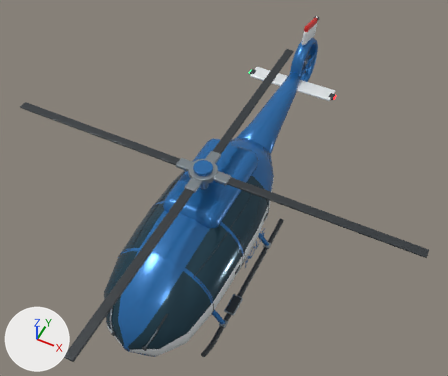
The Blender file source_blender/Polishelikopter.blend as it was, and as the next commit left it.
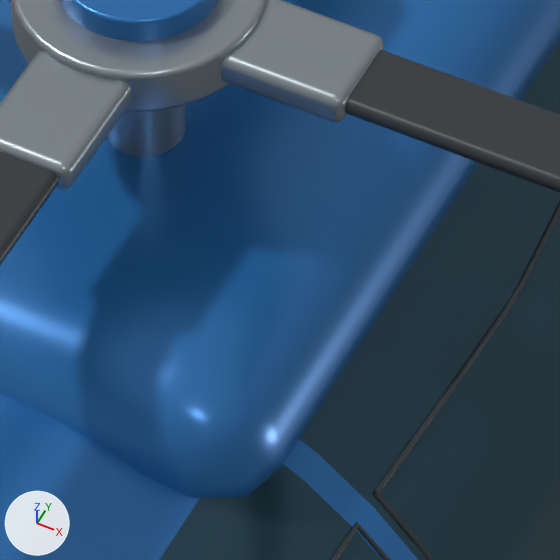
The first picture shows the older version from a 50 mm lens placed at (4.11, -7.58, 12.08), pointed at (-0.03, 0.69, 1.74). The close-ups show the older and then the newer version on the part from 42% to 56% of the width and 46% to 63% of the height of that picture. Only the edits that show in the close-ups are written down. Arrows for +X, +Y and +Z are at lower left; the lights stay in place.

The scene before the commit, as lines of its bpy script (objects in view):
```python
me_cube_031 = bpy.data.meshes.new('Cube.031')
me_cube_031.from_pydata(...)  # 96 vertices, 98 faces; spans x -0.117..0.117, y -0.195..0.195, z -0.043..0.043
me_cube_031.materials.append(mat_rotor_hardware)  # grey #99a4aa
me_cube_033 = bpy.data.meshes.new('Cube.033')
me_cube_033.from_pydata(...)  # 96 vertices, 98 faces; spans x -0.117..0.117, y -0.195..0.195, z -0.043..0.043
me_cube_033.materials.append(mat_rotor_hardware)  # grey #99a4aa
me_cylinder_002 = bpy.data.meshes.new('Cylinder.002')
me_cylinder_002.from_pydata(...)  # 120 vertices, 102 faces; spans x -0.095..0.095, y -0.095..0.095, z -0.235..0.235
me_cylinder_002.materials.append(mat_rotor_hardware)  # grey #99a4aa
ob_main_blade_root_cuff_002 = bpy.data.objects.new('Main blade root cuff.002', me_cube_031)
ob_main_blade_root_cuff_002.parent = ob_mainrotor
ob_main_blade_root_cuff_002.location = (0.0, -0.365, 0.0)
ob_main_blade_root_cuff_002.rotation_euler = (0.0, 0.0, 3.142)  # degrees (0, 0, 180)
ob_main_blade_root_cuff_003 = bpy.data.objects.new('Main blade root cuff.003', me_cube_033)
ob_main_blade_root_cuff_003.parent = ob_mainrotor
ob_main_blade_root_cuff_003.location = (0.365, 0.0, 0.0)
ob_main_blade_root_cuff_003.rotation_euler = (0.0, 0.0, 4.712)  # degrees (0, 0, 270)
ob_mast = bpy.data.objects.new('Mast', me_cylinder_002)
ob_mast.parent = ob_polishelikopter
ob_mast.location = (0.0, -0.27, 2.99)
# also in view: 'Main blade.003' at (2.39, -0.27, 3.21); 'Main rotor hub' at (0.0, -0.27, 3.21); 'Turbine housing' at (0.0, 0.09, 2.52); 'Cabin door seam.003' at (0.95, 0.03, 1.64); 'Main blade.002' at (0.0, -2.66, 3.21)
```
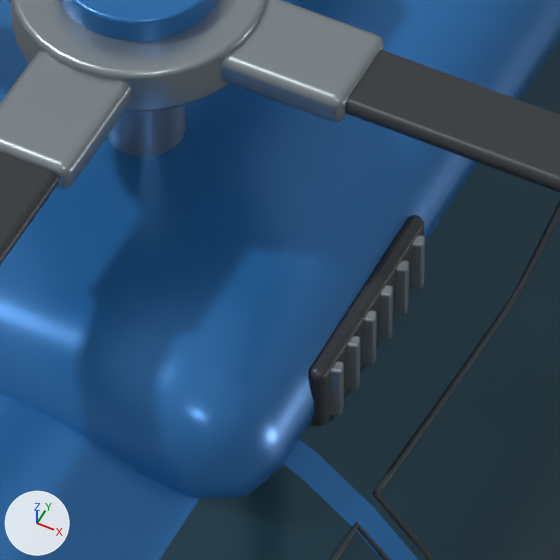
Location of each change, [x1, y1, x2, y2] in pixels of the close-ups (560 x 560 px):
'Turbine intake recess.001', added
    after: [308, 215, 424, 426]
'Turbine intake louver.006', added
    after: [331, 361, 344, 415]
'Turbine intake louver.007', added
    after: [347, 336, 360, 390]
'Turbine intake louver.008', added
    after: [363, 310, 377, 364]
'Turbine intake louver.009', added
    after: [380, 285, 393, 339]
'Turbine intake louver.010', added
    after: [396, 260, 409, 314]
'Turbine intake louver.011', added
    after: [412, 235, 425, 289]

Patch to the scene script:
```diff
--- a/source_blender/Polishelikopter.blend.py
+++ b/source_blender/Polishelikopter.blend.py
@@ ob_turbine_intake_louver_011 @@
+ob_turbine_intake_louver_011 = bpy.data.objects.new('Turbine intake louver.011', me_cube_039_1)  # 96 vertices, 98 faces; spans x -0.017..0.017, y -0.016..0.016, z -0.082..0.082; in mat_rotor_hardware (grey #99a4aa)
+ob_turbine_intake_louver_011.parent = ob_polishelikopter
+ob_turbine_intake_louver_011.location = (0.65, -0.17, 2.54)
+ob_turbine_intake_louver_011.rotation_euler = (0.0, 0.0, 0.32)  # degrees (0, 0, 18)
@@ ob_turbine_intake_louver_010 @@
+ob_turbine_intake_louver_010 = bpy.data.objects.new('Turbine intake louver.010', me_cube_039_1.copy())
+ob_turbine_intake_louver_010.parent = ob_polishelikopter
+ob_turbine_intake_louver_010.location = (0.65, -0.254, 2.54)
+ob_turbine_intake_louver_010.rotation_euler = (0.0, 0.0, 0.32)  # degrees (0, 0, 18)
@@ ob_turbine_intake_louver_009 @@
+ob_turbine_intake_louver_009 = bpy.data.objects.new('Turbine intake louver.009', me_cube_037_1)  # 96 vertices, 98 faces; spans x -0.017..0.017, y -0.016..0.016, z -0.082..0.082; in mat_rotor_hardware (grey #99a4aa)
+ob_turbine_intake_louver_009.parent = ob_polishelikopter
+ob_turbine_intake_louver_009.location = (0.65, -0.338, 2.54)
+ob_turbine_intake_louver_009.rotation_euler = (0.0, 0.0, 0.32)  # degrees (0, 0, 18)
@@ ob_turbine_intake_louver_008 @@
+ob_turbine_intake_louver_008 = bpy.data.objects.new('Turbine intake louver.008', me_cube_036_1)  # 96 vertices, 98 faces; spans x -0.017..0.017, y -0.016..0.016, z -0.082..0.082; in mat_rotor_hardware (grey #99a4aa)
+ob_turbine_intake_louver_008.parent = ob_polishelikopter
+ob_turbine_intake_louver_008.location = (0.65, -0.422, 2.54)
+ob_turbine_intake_louver_008.rotation_euler = (0.0, 0.0, 0.32)  # degrees (0, 0, 18)
@@ ob_turbine_intake_louver_007 @@
+ob_turbine_intake_louver_007 = bpy.data.objects.new('Turbine intake louver.007', me_cube_035_1)  # 96 vertices, 98 faces; spans x -0.017..0.017, y -0.016..0.016, z -0.082..0.082; in mat_rotor_hardware (grey #99a4aa)
+ob_turbine_intake_louver_007.parent = ob_polishelikopter
+ob_turbine_intake_louver_007.location = (0.65, -0.506, 2.54)
+ob_turbine_intake_louver_007.rotation_euler = (0.0, 0.0, 0.32)  # degrees (0, 0, 18)
@@ ob_turbine_intake_louver_006 @@
+ob_turbine_intake_louver_006 = bpy.data.objects.new('Turbine intake louver.006', me_cube_035_1.copy())
+ob_turbine_intake_louver_006.parent = ob_polishelikopter
+ob_turbine_intake_louver_006.location = (0.65, -0.59, 2.54)
+ob_turbine_intake_louver_006.rotation_euler = (0.0, 0.0, 0.32)  # degrees (0, 0, 18)
@@ ob_turbine_intake_recess_001 @@
+ob_turbine_intake_recess_001 = bpy.data.objects.new('Turbine intake recess.001', me_cube_033_1)  # 96 vertices, 98 faces; spans x -0.022..0.022, y -0.27..0.27, z -0.1..0.1; in mat_graphite_composite (dark grey #353a3f)
+ob_turbine_intake_recess_001.parent = ob_polishelikopter
+ob_turbine_intake_recess_001.location = (0.624, -0.38, 2.54)
```
